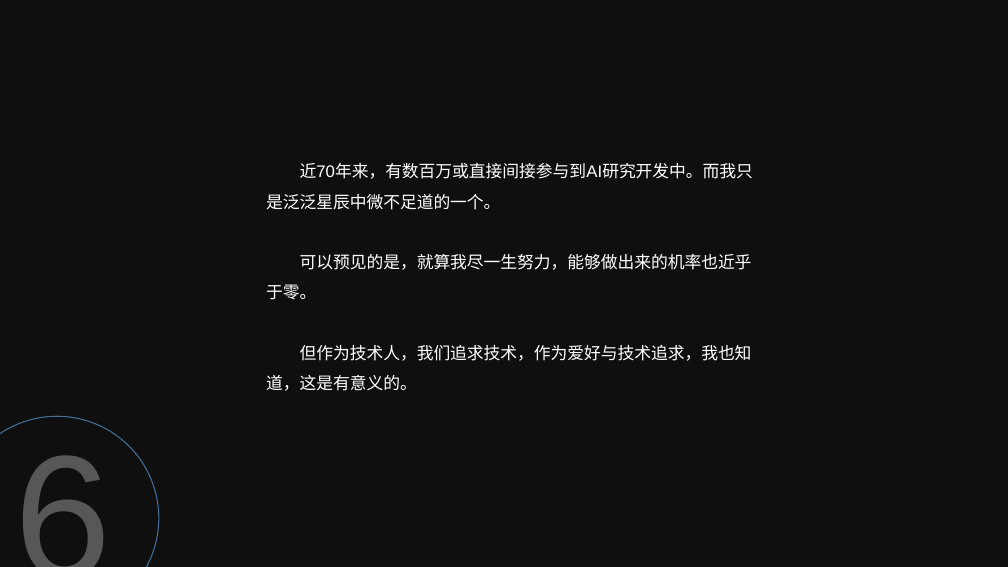
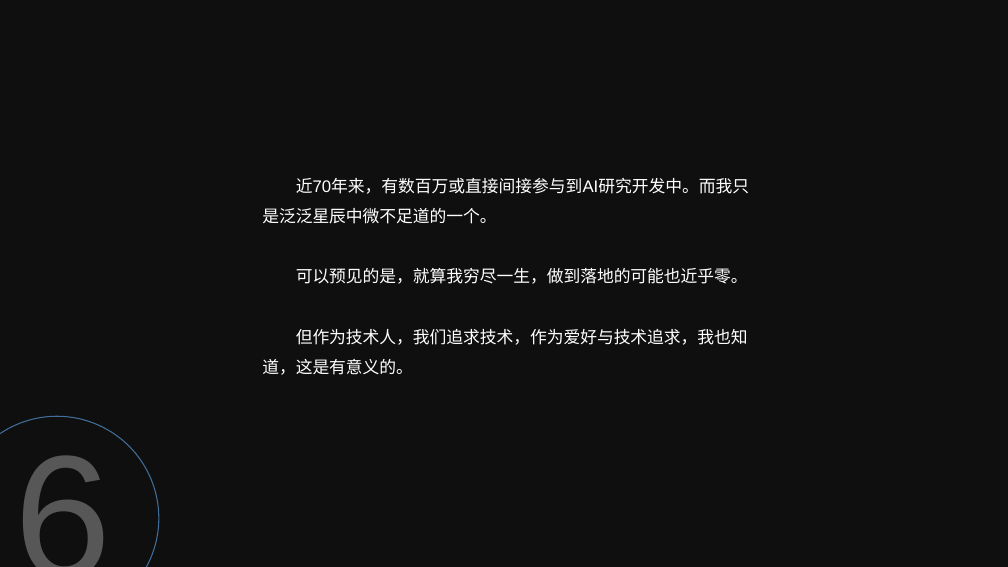
Before and after one commit to jiaxiaogang/HELIX_THEORY, a slide deck: slide 24 of Other/9_公司内AI技术分享20180628.pptx. Drawn at 1008x567 pixels with LibreOffice and Linux fonts; fonts in the diff are those of the drawing; background and template pictures are left out; a plain dark background stands for a picture behind light text. Boxes give left, top, right and bottom in pixels: in the first picture for what was removed or moved away, otherwise in the second. Text is boxed around its words. In the diff, an @@ line names an element or a change of style, - is before the commit and + after.

```diff
--- a/Other/9_公司内AI技术分享20180628.pptx
+++ b/Other/9_公司内AI技术分享20180628.pptx
@@ text "近70年来，有数百万或直接间接参与到AI研究开发中。而我只是泛泛星辰中微不足道的一个。": place and size @@
-text "近70年来，有数百万或直接间接参与到AI研究开发中。而我只是泛泛星辰中微不足道的一个。" at box(266, 163, 753, 391)
+text "近70年来，有数百万或直接间接参与到AI研究开发中。而我只是泛泛星辰中微不足道的一个。" at box(262, 178, 749, 375)
@@ text at box(296, 268, 748, 284): text changed @@
-可以预见的是，就算我尽一生努力，能够做出来的机率也近乎于零。
+可以预见的是，就算我穷尽一生，做到落地的可能也近乎零。
```
Also in this commit, not shown: 4 other slides changed, 1 other file.
